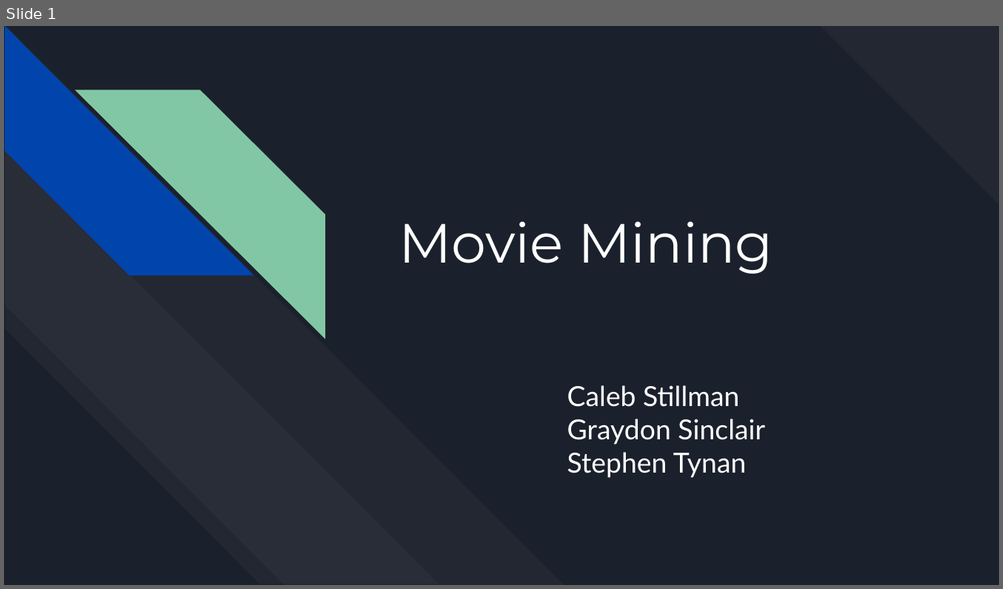
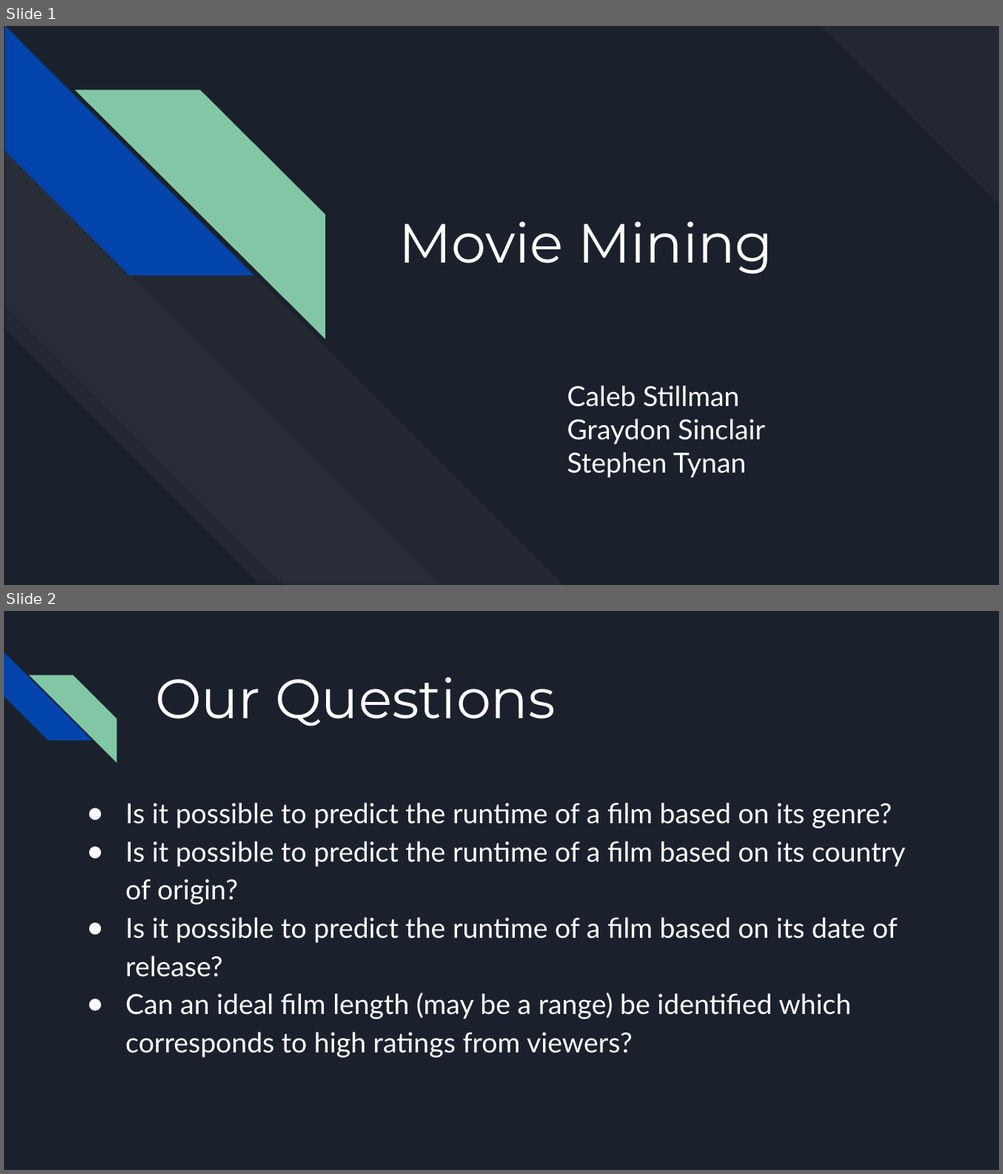
Before and after one commit to cstillma/MovieMining, a slide deck: Deliverables - Raw/08_MovieMining_Part6.pptx. Shown one above the other, each under a label of ours: slide 1 before the commit, slides 1 and 2 after it. The pictures are 1003x589 and 1003x1174 pixels, drawn with LibreOffice and Linux fonts; fonts in the diff are those of the drawing. Boxes give left, top, right and bottom in pixels: in the first picture for what was removed or moved away, otherwise in the second. Text is boxed around its words. In the diff, an @@ line names an element or a change of style, - is before the commit and + after.

```diff
--- a/Deliverables - Raw/08_MovieMining_Part6.pptx
+++ b/Deliverables - Raw/08_MovieMining_Part6.pptx
@@ slide 2 added at (4,611,999,1170), background #1B212C @@
@@ diag stripe added at (4,652,91,741), fill #0145AC @@
@@ diag stripe added at (29,675,116,762), fill #82C7A5 @@
@@ title added at (155,677,555,726), 40 pt, text #FFFFFF @@
+Our Questions
@@ text added at (125,803,905,1058), 20 pt, text #FFFFFF @@
+● Is it possible to predict the runtime of a film based on its genre?
+● Is it possible to predict the runtime of a film based on its country of origin?
+● Is it possible to predict the runtime of a film based on its date of release?
+● Can an ideal film length (may be a range) be identified which corresponds to high ratings from viewers?
```
Also in this commit, not shown: 1 slide changed, 5 other slides added, 5 slides removed.
